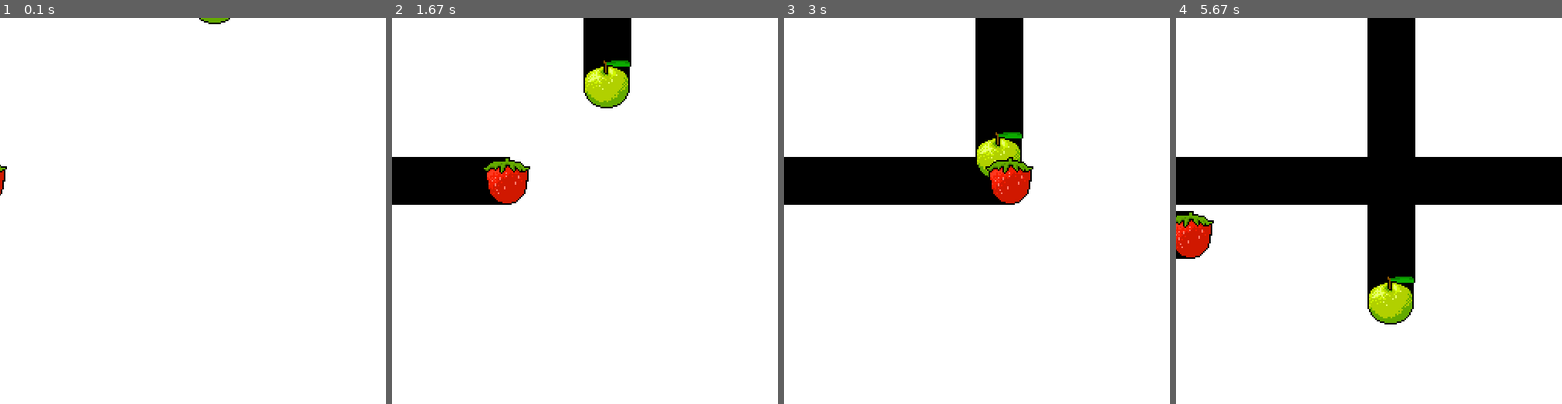
Above: before the commit, frames 1-4 (left to right).
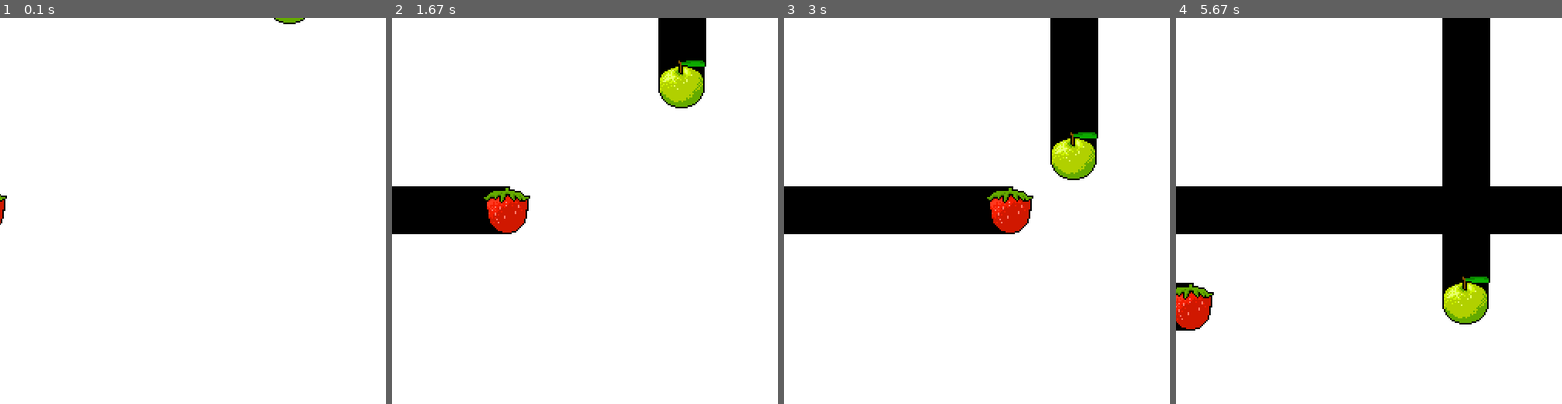
Above: after the commit, the same moments.

Repository: jf-759/ACS1111_pygame_tutorial
Game: pygame game, started from game.py
Two runs of this game, one before a commit and one after it. Both use one fixed random seed, a clock stepped at 60 frames per second and the inputs below.
Inputs:
- Up to frame 1 (0.1 s): no input
- Up to frame 2 (1.67 s): no input
- Up to frame 3 (3 s): no input
- Up to frame 4 (5.67 s): no input

The runs differ from the first frame. In frame 1, 0.4% of the frame differs, in the area x 0-79%, y 0-54%; in frame 2, 11%; in frame 3, 20%; in frame 4, 29%, in the area x 0-100%, y 0-81%.

Commit message:
completed challenge 2 of 03

Diff:
--- a/game.py
+++ b/game.py
@@ -1,16 +1,16 @@
-from random import randint
+from random import randint, choice
 import pygame
 pygame.init()
 
 screen = pygame.display.set_mode([500, 500])
+
+lanes = [93, 218, 343]
 
 # Game Object
 class GameObject(pygame.sprite.Sprite):
   # Remove width and height and add image here!
   def __init__(self, x, y, image):
     super(GameObject, self).__init__()
-    # self.surf = pygame.Surface((width, height)) REMOVE!
-    # self.surf.fill((255, 0, 255)) REMOVE!
     self.surf = pygame.image.load(image) # ADD!
     self.x = x
     self.y = y
@@ -26,13 +26,12 @@
         self.reset() # this is where you call the reset.
 
     def move(self):
-        self.x += self.dx
         self.y += self.dy
         if self.y > 500:
            self.reset()
 
     def reset(self):
-       self.x = randint(50, 400)
+       self.x = choice(lanes)
        self.y = -64
 
 class Strawberry(GameObject):
@@ -44,16 +43,14 @@
 
     def move(self):
         self.x += self.dx
-        self.y += self.dy
         if self.x > 500:
            self.reset()
 
     def reset(self):
        self.x = -64
-       self.y = randint(50, 400)
+       self.y = choice(lanes)
 
 
-# instance of GameObject
 screen.fill((255, 255, 255))
 
 # example from 03-making-things-move
